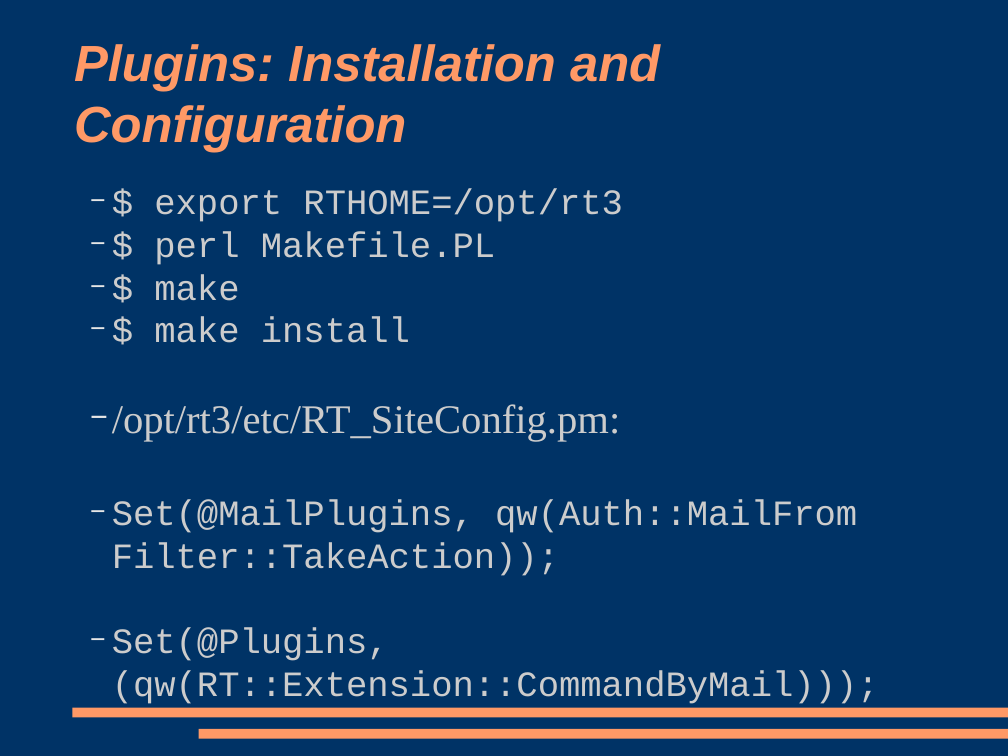
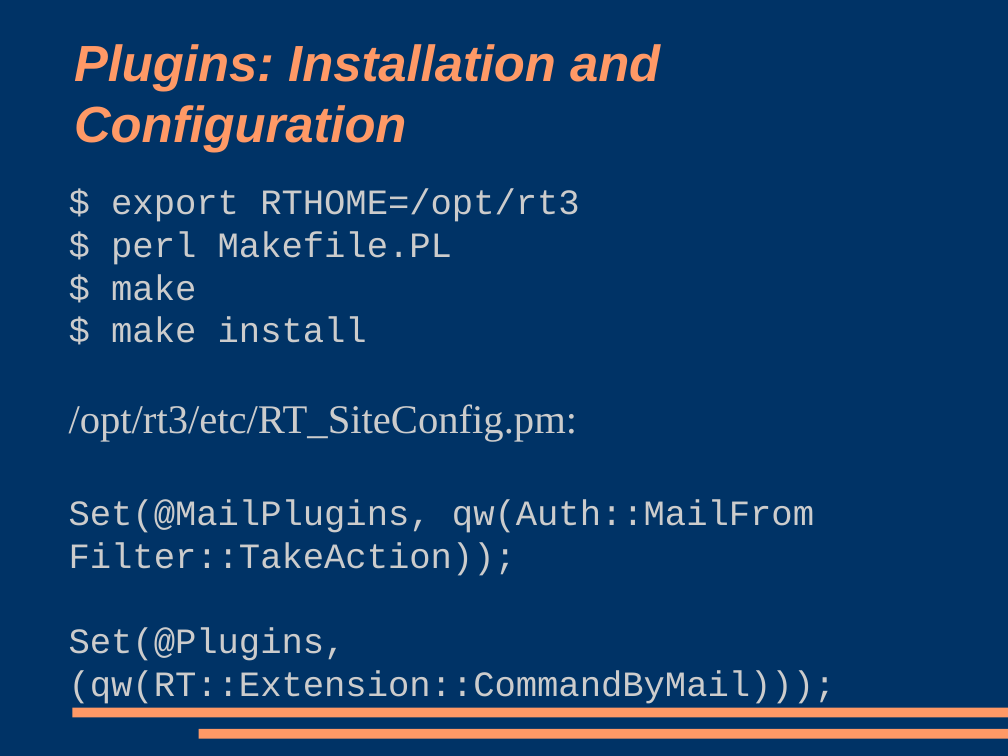
Before and after one commit to racke/Presentations, a slide deck: slide 13 of yapc2009/rt38.odp (slide 28 before the commit). Drawn at 1008x756 pixels with LibreOffice and Linux fonts; fonts in the diff are those of the drawing. Boxes give left, top, right and bottom in pixels: in the first picture for what was removed or moved away, otherwise in the second. Text is boxed around its words. In the diff, an @@ line names an element or a change of style, - is before the commit and + after.

```diff
--- a/yapc2009/rt38.odp
+++ b/yapc2009/rt38.odp
@@ subtitle "$ export RTHOME=/opt/rt3" at (69, 189, 836, 704): bullet − to none; list level 2 to 1 in "$ export RTHOME=/opt/rt3"; list level 2 to 1 in "$ perl Makefile.PL"; list level 2 to 1 in "$ make"; list level 2 to 1 in "$ make install"; list level 2 to 1 in "/opt/rt3/etc/RT_SiteConfig.pm:"; list level 2 to 1 in "Set(@MailPlugins, qw(Auth::MailFrom Filter::TakeAction));"; list level 2 to 1 in "Set(@Plugins,(qw(RT::Extension::CommandByMail)));" @@
```
Also in this commit, not shown: 5 other slides changed, 30 slides removed.
